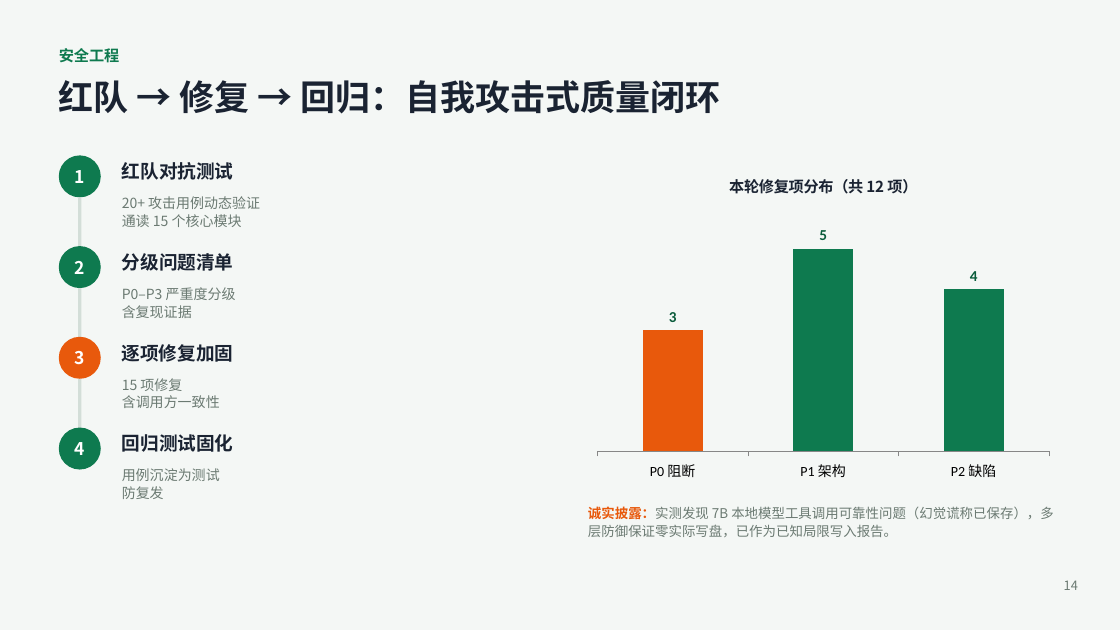
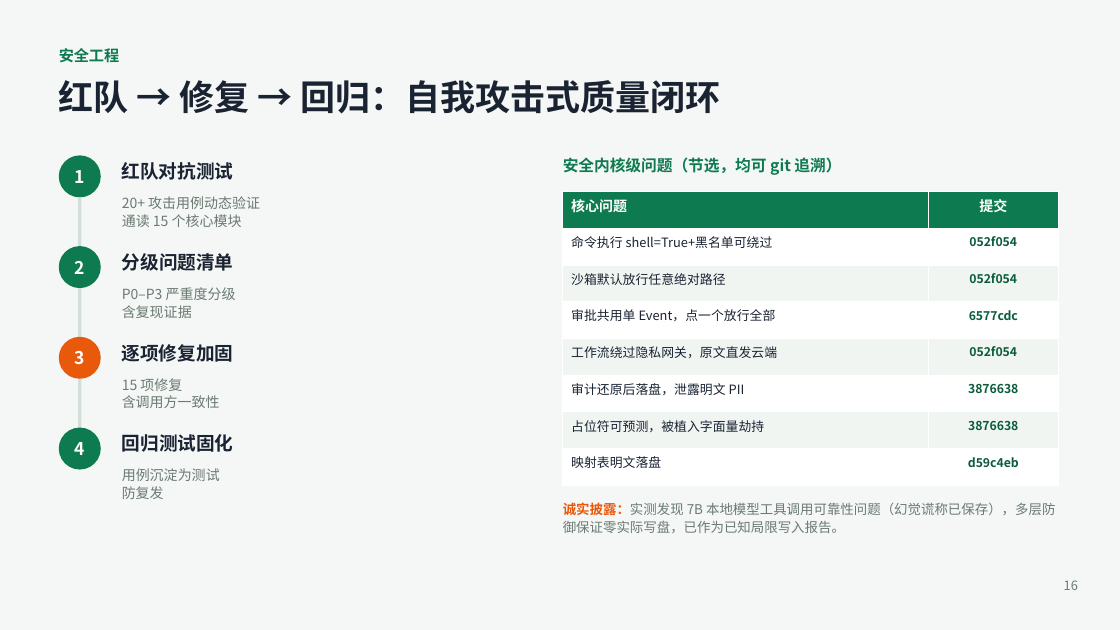
Before and after one commit to Andysun06/yindun-agent, a slide deck: slide 16 of 隐盾安全智能体_项目汇报.pptx (slide 14 before the commit). Drawn at 1120x630 pixels with LibreOffice and Linux fonts; fonts in the diff are those of the drawing. Boxes give left, top, right and bottom in pixels: in the first picture for what was removed or moved away, otherwise in the second. Text is boxed around its words. In the diff, an @@ line names an element or a change of style, - is before the commit and + after.

Commit message:
PPT对齐技术报告：新增形式化定义页(mathtext公式图)+威胁模型与攻击博弈页；安全对抗页换核心问题表并关联git提交；18页

```diff
--- a/隐盾安全智能体_项目汇报.pptx
+++ b/隐盾安全智能体_项目汇报.pptx
@@ text added at bbox=[563, 157, 841, 175], 13.5 pt, text #0E7A4F, bold @@
+安全内核级问题（节选，均可 git 追溯）
@@ column chart removed at bbox=[588, 160, 1059, 487] @@
-title "本轮修复项分布（共 12 项）"
-categories: P0 阻断, P1 架构, P2 缺陷
-Series 1: 3, 5, 4
@@ table added at bbox=[563, 192, 1059, 486], 8 rows, 2 columns @@
+核心问题 | 提交
+命令执行 shell=True+黑名单可绕过 | 052f054
+沙箱默认放行任意绝对路径 | 052f054
+审批共用单 Event，点一个放行全部 | 6577cdc
+工作流绕过隐私网关，原文直发云端 | 052f054
+审计还原后落盘，泄露明文 PII | 3876638
+占位符可预测，被植入字面量劫持 | 3876638
+映射表明文落盘 | d59c4eb
@@ text "诚实披露：实测发现 7B 本地模型工具调用可靠性问题（幻觉谎称已保存），多层防御保证零实际写盘，已作为已知局限写入报告。" rewrapped from bbox=[588, 506, 1054, 537] to bbox=[563, 502, 1055, 533] @@
@@ text at bbox=[1064, 580, 1078, 590]: text changed @@
-14
+16
```
Also in this commit, not shown: 8 other slides changed, 2 slides added, 5 other files.
